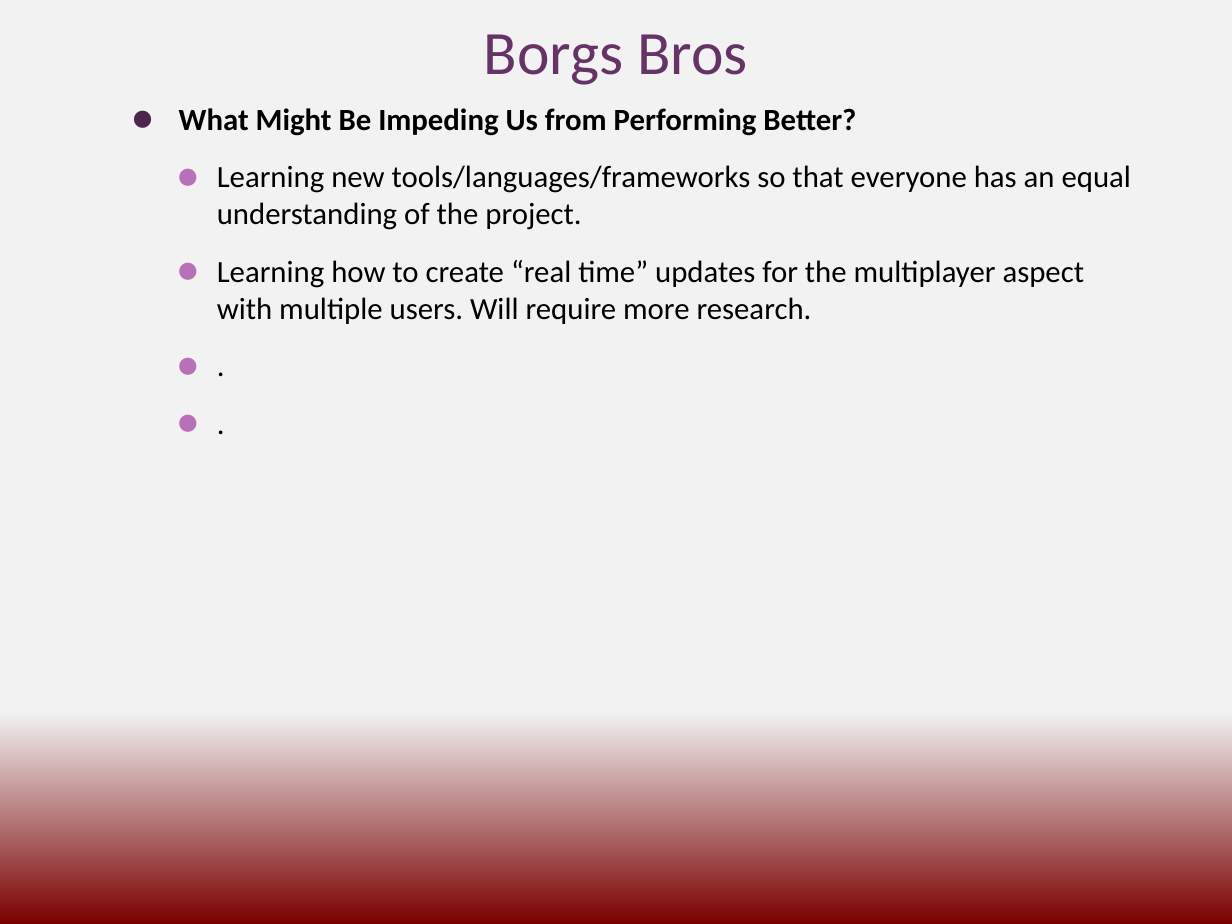
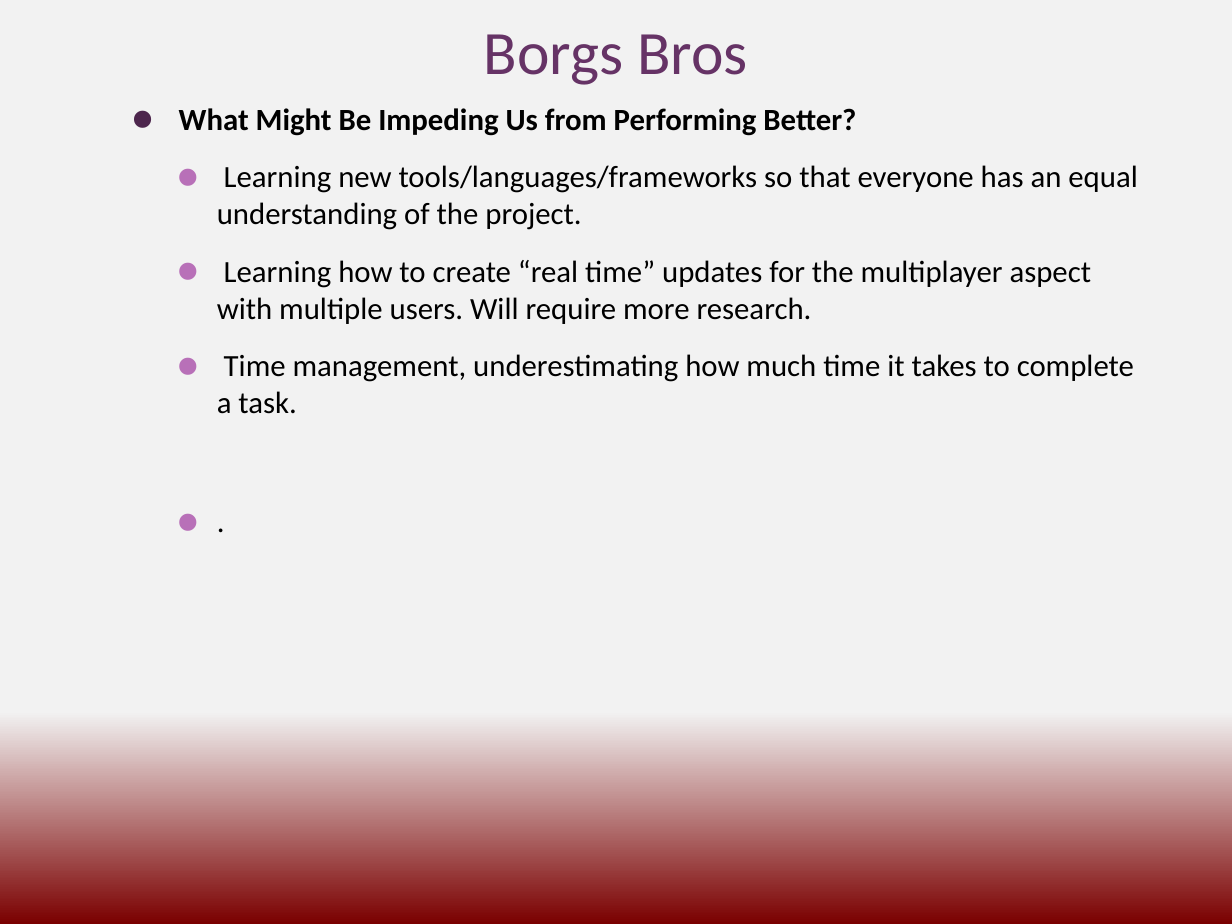
Before and after one commit to waltergarciaguirre/JepTesting, a slide deck: slide 2 of docs/Borgs_Retrospective.pptx. Drawn at 1232x924 pixels with LibreOffice and Linux fonts; fonts in the diff are those of the drawing. Boxes give left, top, right and bottom in pixels: in the first picture for what was removed or moved away, otherwise in the second. Text is boxed around its words. In the diff, an @@ line names an element or a change of style, - is before the commit and + after.

Commit message:
Update Borgs_Retrospective.pptx
Merged carter and walter powerpoint update

```diff
--- a/docs/Borgs_Retrospective.pptx
+++ b/docs/Borgs_Retrospective.pptx
@@ text at bbox=[179, 108, 1137, 414]: paragraph removed @@
-    ⚫ .
@@ text at bbox=[217, 354, 1134, 414]: paragraph added @@
+    ⚫ Time management, underestimating how much time it takes to complete a task.
```
Also in this commit, not shown: 2 other slides changed.
